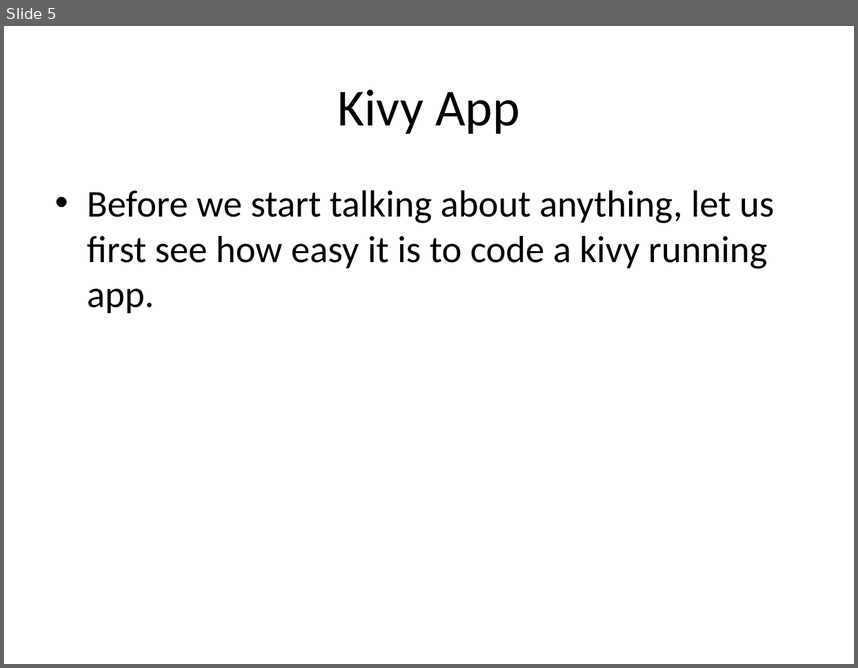
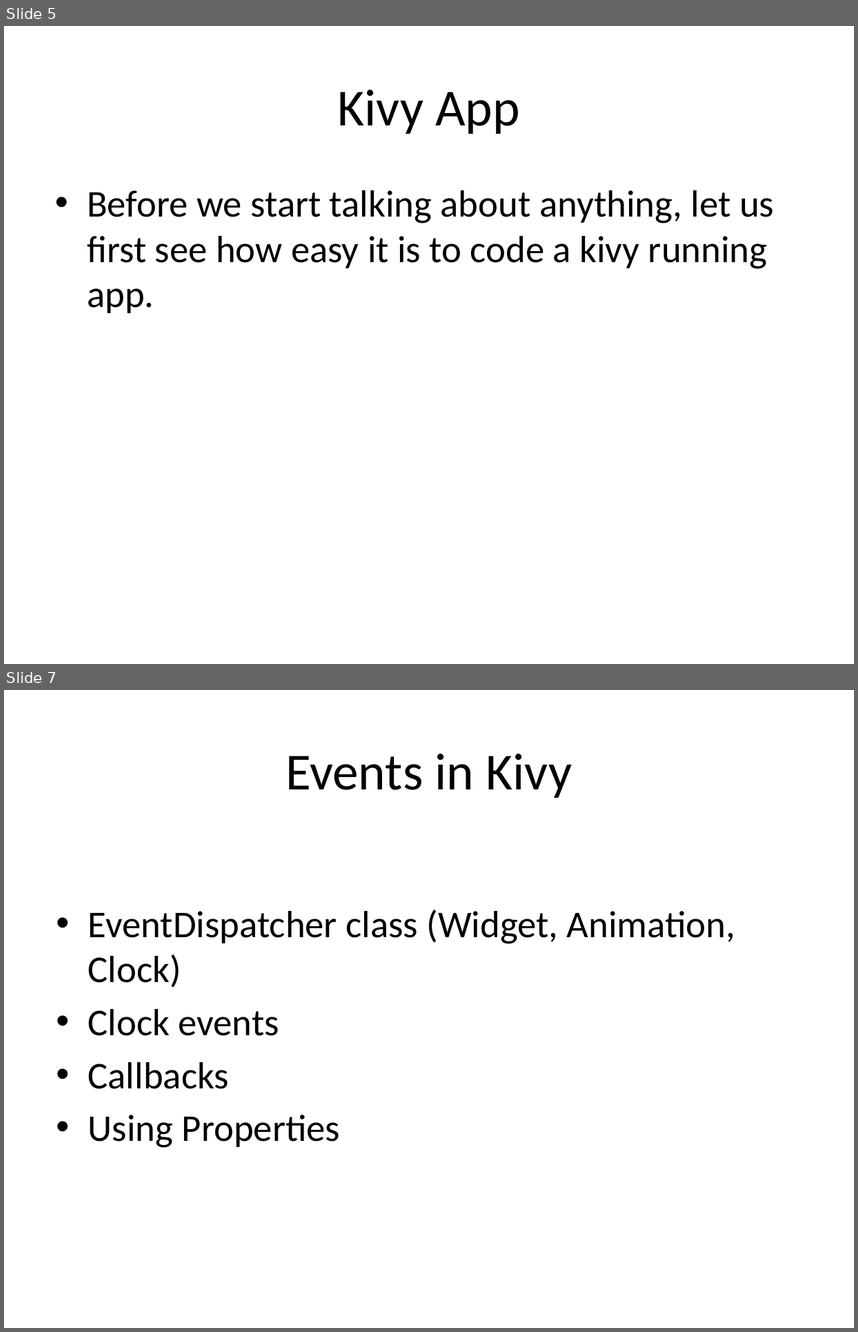
Before and after one commit to akash-tomar/pyconsk2017_kivy, a slide deck: talk.pptx. Shown one above the other, each under a label of ours: slide 5 before the commit, slides 5 and 7 after it; the slides between them are not shown. The pictures are 858x668 and 858x1332 pixels, drawn with LibreOffice and Linux fonts; fonts in the diff are those of the drawing. Boxes give left, top, right and bottom in pixels: in the first picture for what was removed or moved away, otherwise in the second. Text is boxed around its words. In the diff, an @@ line names an element or a change of style, - is before the commit and + after.

```diff
--- a/talk.pptx
+++ b/talk.pptx
@@ slide 7 added at [4,690,854,1328], background #FFFFFF @@
@@ title added at [286,753,572,798], 44 pt, text #000000 @@
+Events in Kivy
@@ text added at [88,909,735,1147], 32 pt, text #000000 @@
+• EventDispatcher class (Widget, Animation, Clock)
+• Clock events
+• Callbacks
+• Using Properties
```
Also in this commit, not shown: 9 other slides added.
